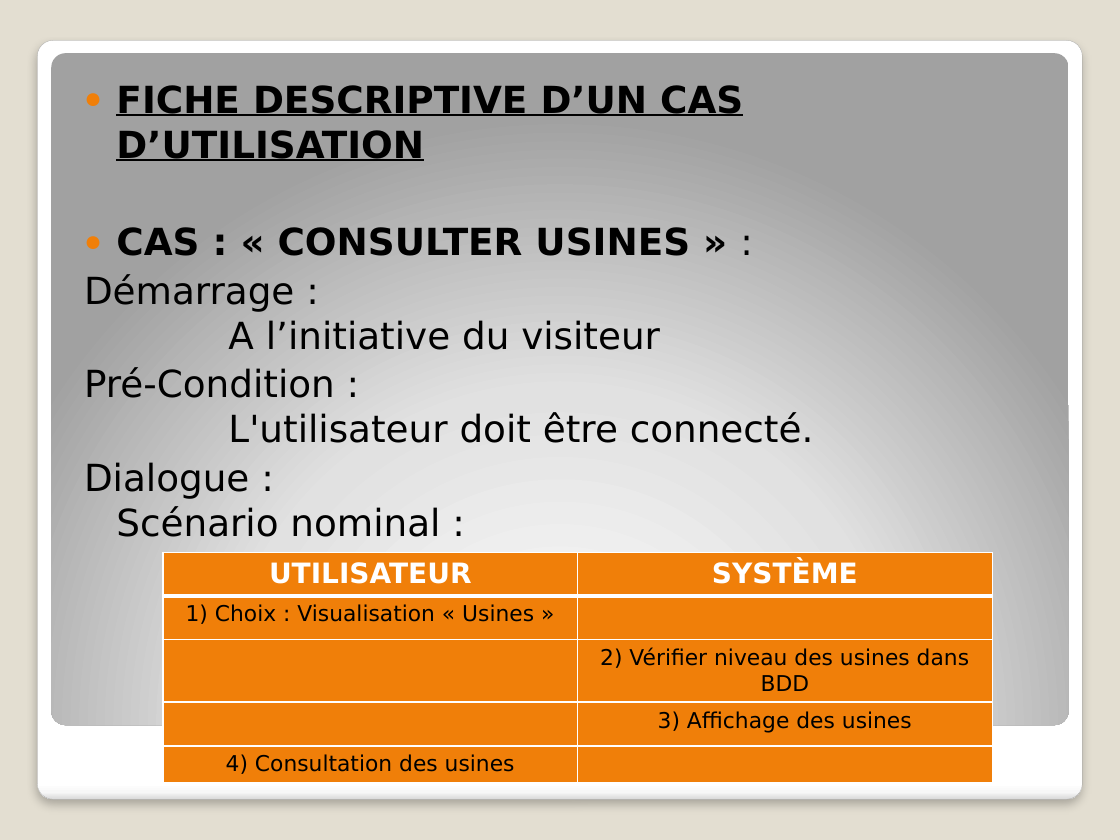
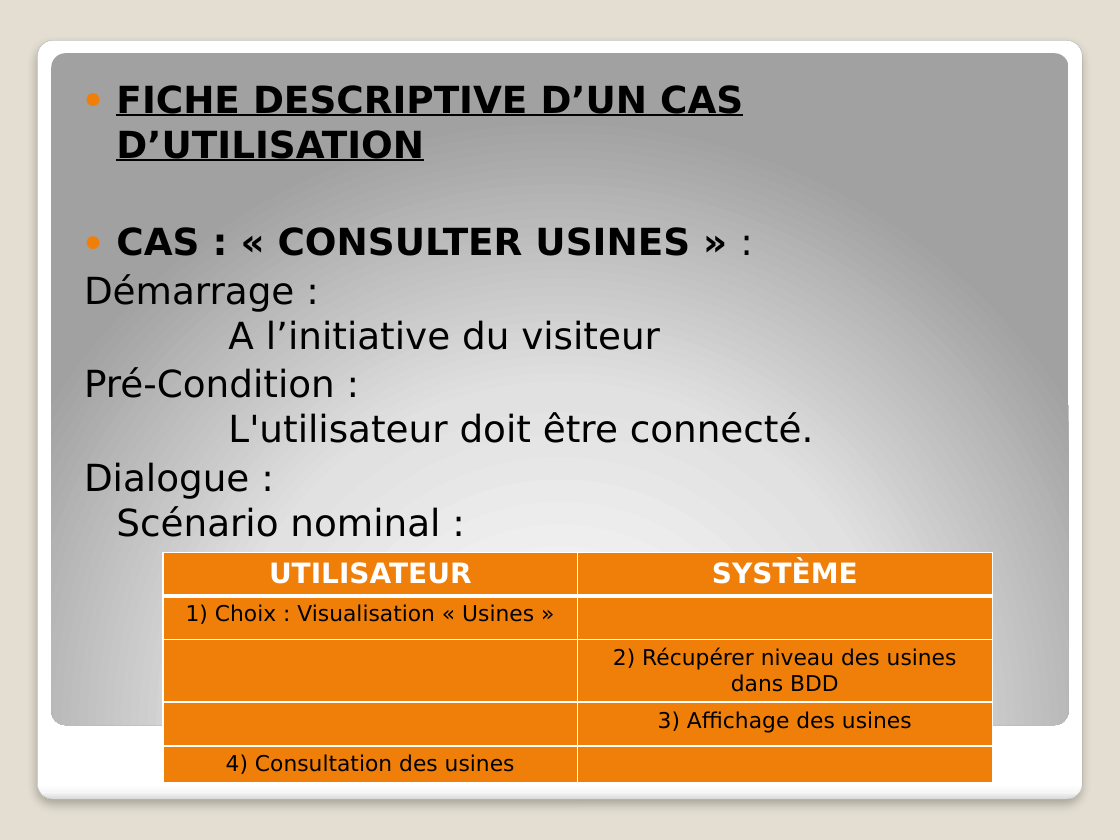
Before and after one commit to QAWIProject/QAWIProject, a slide deck: slide 7 of UML/PROJET UML FINAL.pptx. Drawn at 1120x840 pixels with LibreOffice and Linux fonts; fonts in the diff are those of the drawing. Boxes give left, top, right and bottom in pixels: in the first picture for what was removed or moved away, otherwise in the second. Text is boxed around its words. In the diff, an @@ line names an element or a change of style, - is before the commit and + after.

Commit message:
UML

```diff
--- a/UML/PROJET UML FINAL.pptx
+++ b/UML/PROJET UML FINAL.pptx
@@ table at (164, 552, 992, 787) @@
-row 3, column 2: 2) Vérifier niveau des usines dans BDD
+row 3, column 2: 2) Récupérer niveau des usines dans BDD
```
Also in this commit, not shown: 3 other slides changed, 3 slides removed.
